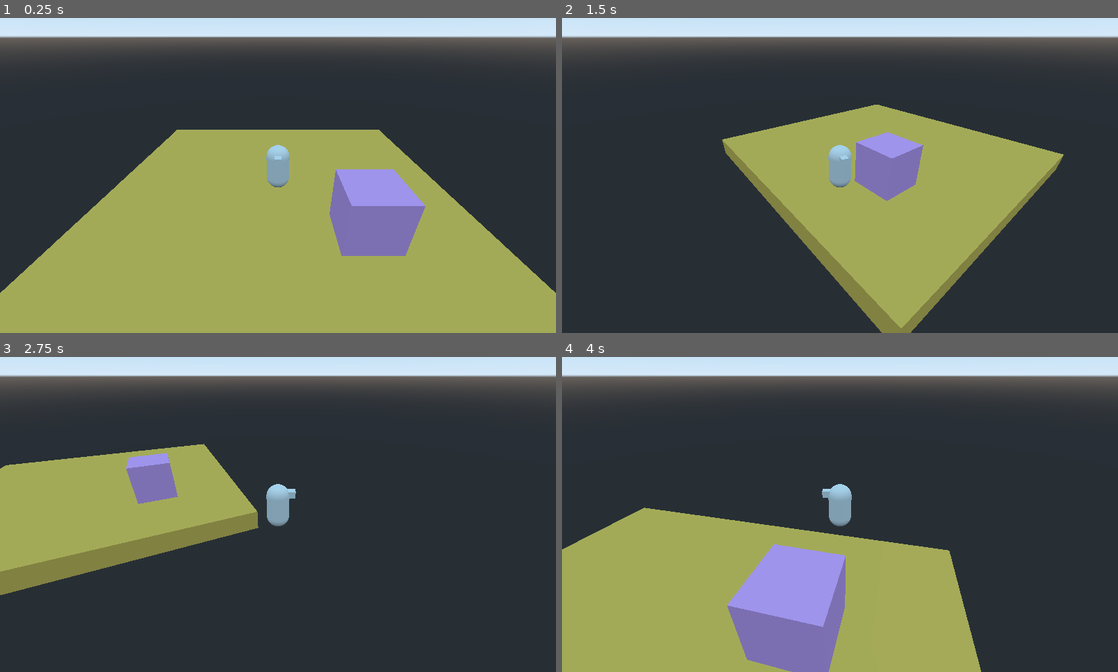
Above: before the commit, frames 1-4 (two rows, left to right).
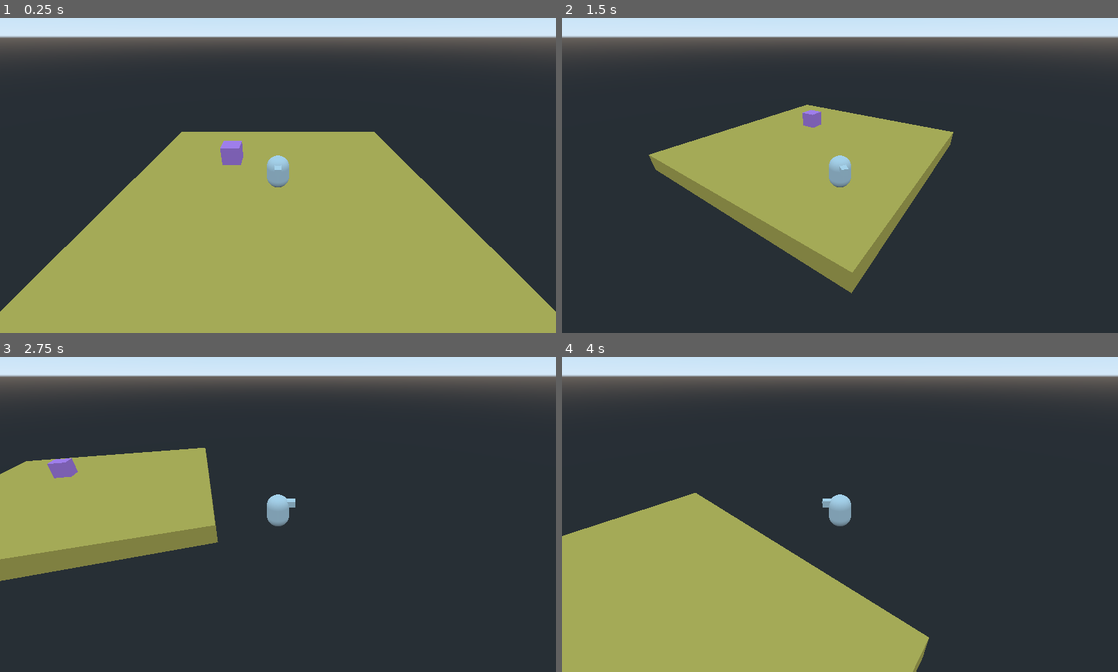
Above: after the commit, the same moments.

Repository: dsvoid/3d1
Game: Godot game, scene res://scenes and scripts/Level.tscn
Same seed, same stepped clock (60 frames per second), same inputs: the game is played once before the commit and once after it.
Inputs (mouse positions are in pixels of both pictures, inside the frame that each line leads up to):
- Up to frame 1 (0.25 s): no input
- Up to frame 2 (1.5 s): tap Enter at 0.5 s; move the mouse to (962, 153) at 0.52 s; hold D (move_right) 0.53-1.28 s; hold F (use_key, bound only after the commit) 0.53-1.28 s; move the mouse to (728, 188) at 1.27 s; hold S (move_down) from 1.28 s (still down); tap F (use_key, bound only after the commit) at 1.35 s
- Up to frame 3 (2.75 s): move the mouse to (333, 438) at 2.02 s; release S (move_down) at 2.03 s; hold D (move_right) from 2.03 s (still down); hold F (use_key, bound only after the commit) from 2.03 s (still down)
- Up to frame 4 (4 s): move the mouse to (812, 574) at 2.77 s; release D (move_right) at 2.78 s; release F (use_key, bound only after the commit) at 2.78 s; hold W (move_up) 2.78-3.53 s; tap F (use_key, bound only after the commit) at 2.85 s; move the mouse to (1006, 558) at 3.52 s; hold A (move_left) from 3.53 s (still down); hold F (use_key, bound only after the commit) from 3.53 s (still down)

The runs differ from the first frame. In frame 1, 7.2% of the frame differs, in the area x 0-100%, y 35-94%; in frame 2, 20%, in the area x 15-91%, y 27-100%; in frame 3, 4.6%; in frame 4, 15%.

Commit message:
holding use key will highlight an object that the player's raycast intersects

Diff:
--- a/project.godot
+++ b/project.godot
@@ -41,6 +41,11 @@
 "events": [ Object(InputEventKey,"resource_local_to_scene":false,"resource_name":"","device":0,"alt":false,"shift":false,"control":false,"meta":false,"command":false,"pressed":false,"scancode":83,"unicode":0,"echo":false,"script":null)
  ]
 }
+use_key={
+"deadzone": 0.5,
+"events": [ Object(InputEventKey,"resource_local_to_scene":false,"resource_name":"","device":0,"alt":false,"shift":false,"control":false,"meta":false,"command":false,"pressed":false,"scancode":70,"unicode":0,"echo":false,"script":null)
+ ]
+}
 
 [rendering]
 
--- a/scenes and scripts/CameraRig.gd
+++ b/scenes and scripts/CameraRig.gd
@@ -1,12 +1,12 @@
 extends Position3D
 
-var look_sensitivity : float = 15.0
+var look_sensitivity : float = 10.0
 var mouse_delta : Vector2 = Vector2()
 
 onready var player = get_parent()
 
 func _ready():
-	pass
+	Input.set_mouse_mode(Input.MOUSE_MODE_CAPTURED)
 
 func _input(event):
 	if event is InputEventMouseMotion:
--- a/scenes and scripts/Level.tscn
+++ b/scenes and scripts/Level.tscn
@@ -3,22 +3,25 @@
 [ext_resource path="res://scenes and scripts/Player.tscn" type="PackedScene" id=1]
 
 [sub_resource type="BoxShape" id=1]
-extents = Vector3( 7.5, 0.5, 7.5 )
+extents = Vector3( 7, 0.5, 7 )
 
 [sub_resource type="SpatialMaterial" id=2]
 albedo_color = Color( 1, 0.811765, 0.360784, 1 )
 
 [sub_resource type="CubeMesh" id=3]
 material = SubResource( 2 )
-size = Vector3( 15, 1, 15 )
+size = Vector3( 14, 1, 14 )
 
-[sub_resource type="BoxShape" id=4]
+[sub_resource type="BoxShape" id=7]
+margin = 0.001
+extents = Vector3( 0.5, 0.5, 0.5 )
 
-[sub_resource type="SpatialMaterial" id=6]
-albedo_color = Color( 0.968627, 0.705882, 1, 1 )
+[sub_resource type="SpatialMaterial" id=5]
+albedo_color = Color( 0.968627, 0.6, 1, 1 )
 
-[sub_resource type="CubeMesh" id=5]
-material = SubResource( 6 )
+[sub_resource type="CubeMesh" id=6]
+material = SubResource( 5 )
+size = Vector3( 1, 1, 1 )
 
 [node name="Level" type="Spatial"]
 
@@ -35,12 +38,11 @@
 material/0 = null
 
 [node name="Box" type="StaticBody" parent="."]
-transform = Transform( 1, 0, 0, 0, 1, 0, 0, 0, 1, -3, 1, -3 )
+transform = Transform( 1, 0, 0, 0, 1, 0, 0, 0, 1, -2.5, 0.5, -2.5 )
 
 [node name="CollisionShape" type="CollisionShape" parent="Box"]
-shape = SubResource( 4 )
+shape = SubResource( 7 )
 
 [node name="MeshInstance" type="MeshInstance" parent="Box"]
-transform = Transform( 1, 0, 0, 0, 1, 0, 0, 0, 1, 0.0024519, 0.0262985, -0.0318489 )
-mesh = SubResource( 5 )
+mesh = SubResource( 6 )
 material/0 = null
--- a/scenes and scripts/Player.gd
+++ b/scenes and scripts/Player.gd
@@ -6,15 +6,40 @@
 var stop_accel : float = 45.0
 var rot_accel : float = 8.0
 var vel : Vector3 = Vector3()
+var grab_dist : float = 1.9
 
 onready var camera_rig = $CameraRig
 onready var camera = $CameraRig/Camera
+onready var grab_ray_cast = $GrabRayCast
 
 func _ready():
 	# remove camera rotation as player moves
 	camera_rig.set_as_toplevel(true)
 
 func _physics_process(delta):
+	if Input.is_action_pressed("use_key") and $GrabRayCast.is_colliding():
+		process_grab()
+	elif Input.is_action_just_released("use_key") and $GrabRayCast.is_colliding():
+		process_release()
+	else:
+		process_movement(delta)
+	camera_follows_player()
+
+func process_grab():
+	# tint grabbed object
+	var collider = $GrabRayCast.get_collider()
+	var new_mat = SpatialMaterial.new()
+	new_mat.albedo_color = Color(0,0.7,0)
+	collider.get_node("MeshInstance").material_override = new_mat
+
+func process_release():
+	# tint released object
+	var collider = $GrabRayCast.get_collider()
+	var new_mat = SpatialMaterial.new()
+	new_mat.albedo_color = Color(1.0,0.6,1.0)
+	collider.get_node("MeshInstance").material_override = new_mat
+
+func process_movement(delta):
 	var input_dir = Vector3.ZERO
 	input_dir.x = int(Input.is_action_pressed("move_left")) - int(Input.is_action_pressed("move_right"))
 	input_dir.z = int(Input.is_action_pressed("move_up")) - int(Input.is_action_pressed("move_down"))
@@ -30,7 +55,6 @@
 		apply_rotation(input_dir,delta)
 
 	vel = move_and_slide(vel,Vector3.UP)
-	camera_follows_player()
 
 func apply_friction(amount):
 	if Vector2(vel.x,vel.z).length() > amount:
@@ -48,8 +72,7 @@
 	vel.z = vel_clamped.y
 
 func apply_rotation(dir,delta):
-	var a = atan2(-dir.x,-dir.z)
-	rotation.y = lerp_angle(rotation.y, atan2(-dir.x,-dir.z), delta*rot_accel)
+	rotation.y = lerp_angle(rotation.y, atan2(dir.x,dir.z), delta*rot_accel)
 	if camera_rig.mouse_delta.x != 0:
 		var rot = camera_rig.mouse_delta.x * camera_rig.look_sensitivity * delta
 		rotation_degrees.y -= rot
--- a/scenes and scripts/Player.tscn
+++ b/scenes and scripts/Player.tscn
@@ -5,9 +5,11 @@
 
 [sub_resource type="CapsuleShape" id=1]
 radius = 0.5
+height = 0.5
 
 [sub_resource type="CapsuleMesh" id=2]
 radius = 0.5
+mid_height = 0.5
 
 [sub_resource type="CubeMesh" id=3]
 size = Vector3( 0.3, 0.3, 0.5 )
@@ -16,23 +18,28 @@
 script = ExtResource( 2 )
 
 [node name="CollisionShape" type="CollisionShape" parent="."]
-transform = Transform( 1, 0, 0, 0, -1.62921e-07, -1, 0, 1, -1.62921e-07, 0, 1, 0 )
+transform = Transform( 1, 0, 0, 0, -1.62921e-07, -1, 0, 1, -1.62921e-07, 0, 0.75, 0 )
 shape = SubResource( 1 )
 
 [node name="MeshInstance" type="MeshInstance" parent="."]
-transform = Transform( 1, 0, 0, 0, -1.62921e-07, -1, 0, 1, -1.62921e-07, 0, 1, 0 )
+transform = Transform( 1, 0, 0, 0, -1.62921e-07, -1, 0, 1, -1.62921e-07, 0, 0.75, 0 )
 mesh = SubResource( 2 )
 material/0 = null
 
 [node name="TempBeak" type="MeshInstance" parent="."]
-transform = Transform( 1, 0, 0, 0, 1, 0, 0, 0, 1, 0, 1.6, -0.5 )
+transform = Transform( 1, 0, 0, 0, 1, 0, 0, 0, 1.5, 0, 1.134, 0.39 )
 mesh = SubResource( 3 )
 material/0 = null
 
 [node name="CameraRig" type="Position3D" parent="."]
-transform = Transform( 1, 0, 0, 0, 1, 0, 0, 0, 1, 0, 1, 0 )
+transform = Transform( -1, 0, -3.25841e-07, 0, 1, 0, 3.25841e-07, 0, -1, 0, 1, 0 )
 script = ExtResource( 1 )
 
 [node name="Camera" type="Camera" parent="CameraRig"]
 transform = Transform( -1, -1.62921e-07, 2.82187e-07, 0, 0.866025, 0.5, -3.25841e-07, 0.5, -0.866025, 0, 6, -9 )
 size = 8.0
+
+[node name="GrabRayCast" type="RayCast" parent="."]
+transform = Transform( 1, 0, 0, 0, 1, 0, 0, 0, 1, 0, 0.5, 0 )
+enabled = true
+cast_to = Vector3( 0, 0, 1.25 )
